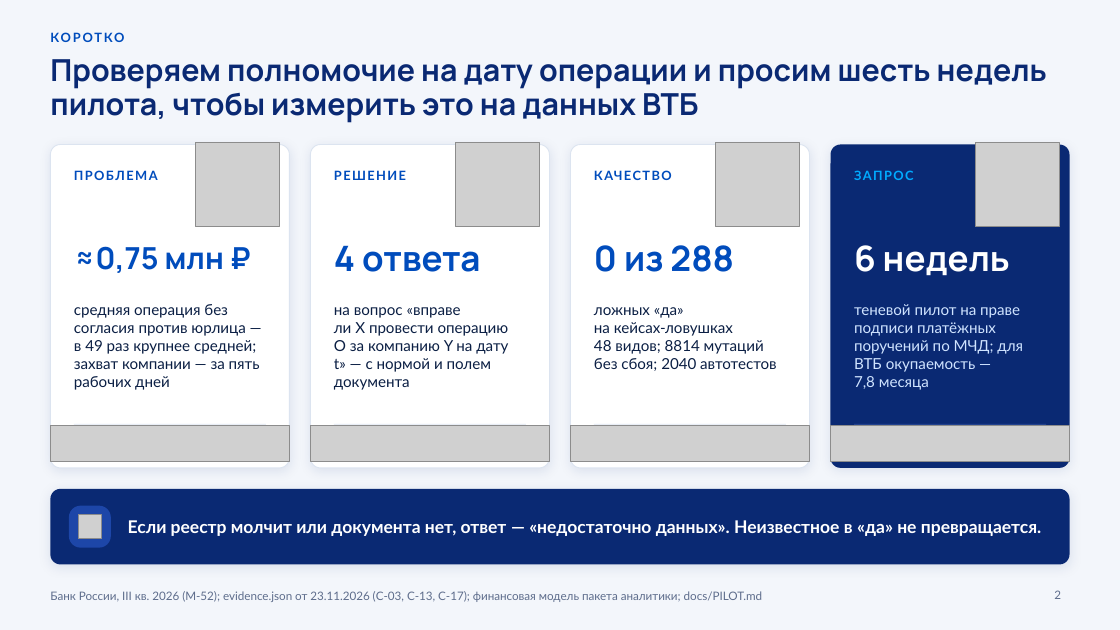
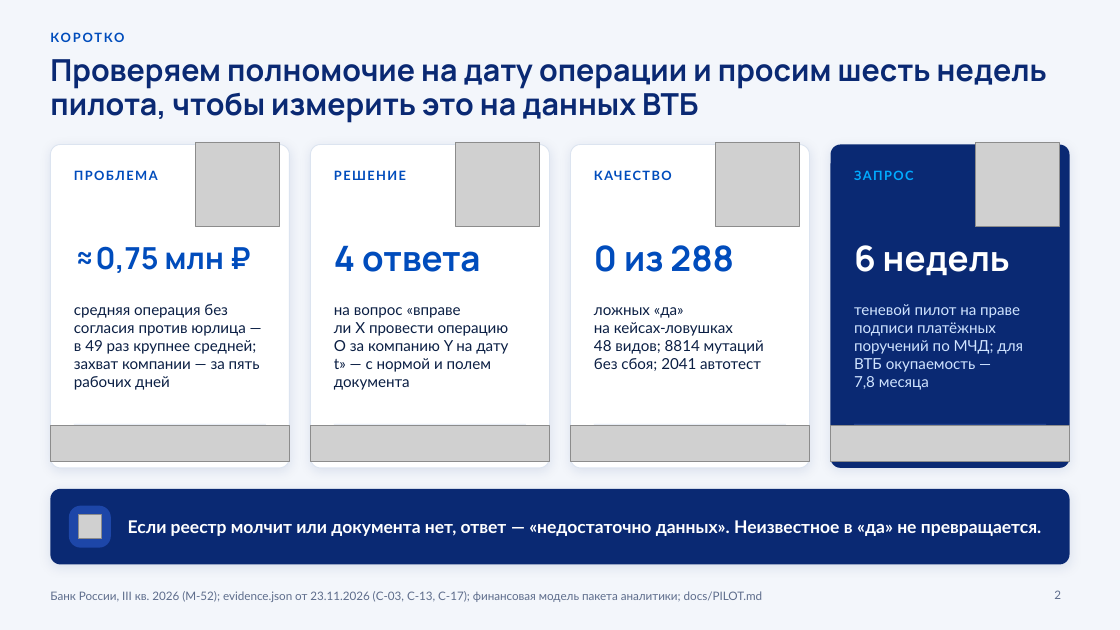
Before and after one commit to KonkovDV/Mandat, a slide deck: slide 2 of submission/slides/Mandat_VTB.pptx. Drawn at 1120x630 pixels with LibreOffice and Linux fonts; fonts in the diff are those of the drawing; grey boxes stand for pictures; background and template pictures are left out. Boxes give left, top, right and bottom in pixels: in the first picture for what was removed or moved away, otherwise in the second. Text is boxed around its words. In the diff, an @@ line names an element or a change of style, - is before the commit and + after.

```diff
--- a/submission/slides/Mandat_VTB.pptx
+++ b/submission/slides/Mandat_VTB.pptx
@@ text at [594,307,764,371]: text changed @@
-ложных «да» на кейсах‑ловушках 48 видов; 8814 мутаций без сбоя; 2040 автотестов
+ложных «да» на кейсах‑ловушках 48 видов; 8814 мутаций без сбоя; 2041 автотест
```
Also in this commit, not shown: 7 other slides changed, 32 other files.
